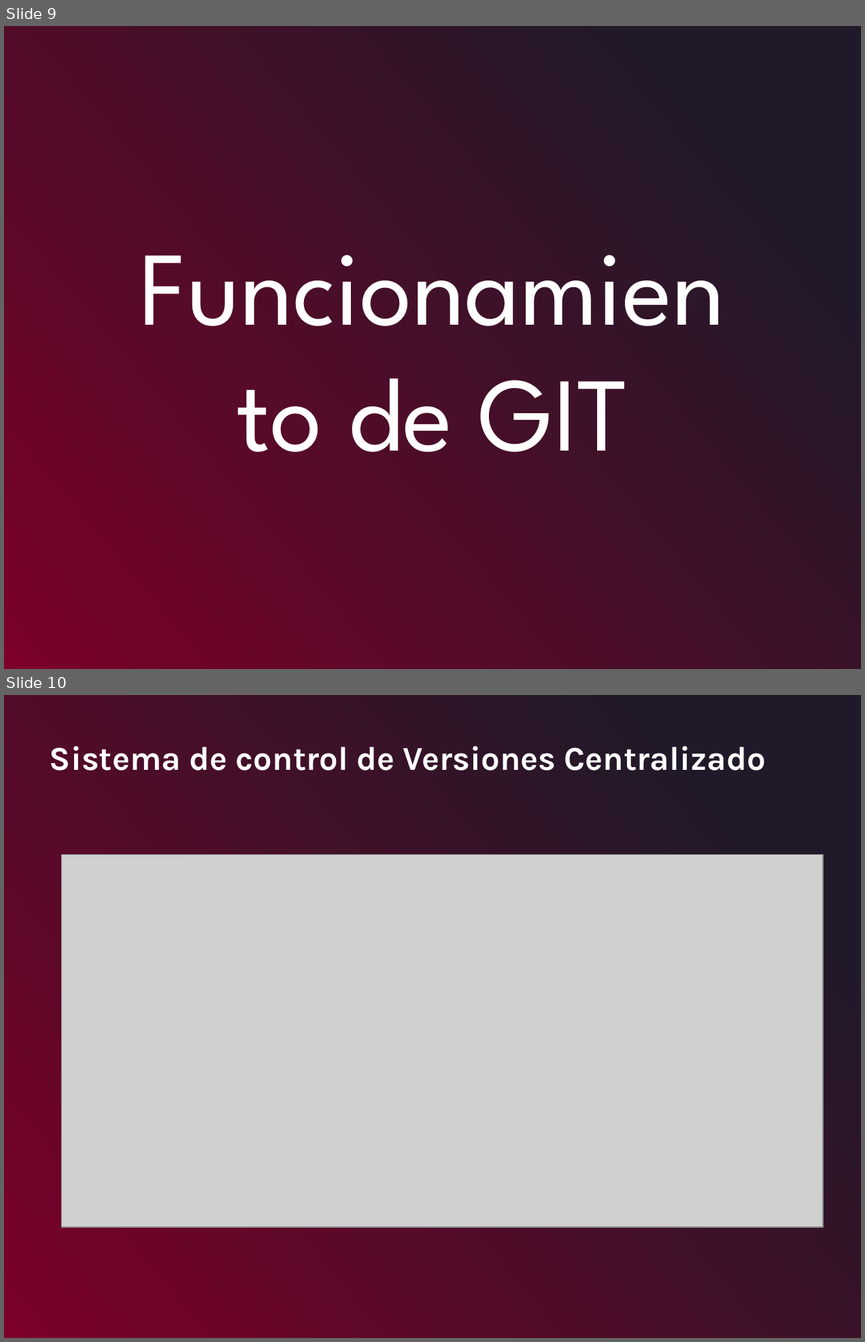
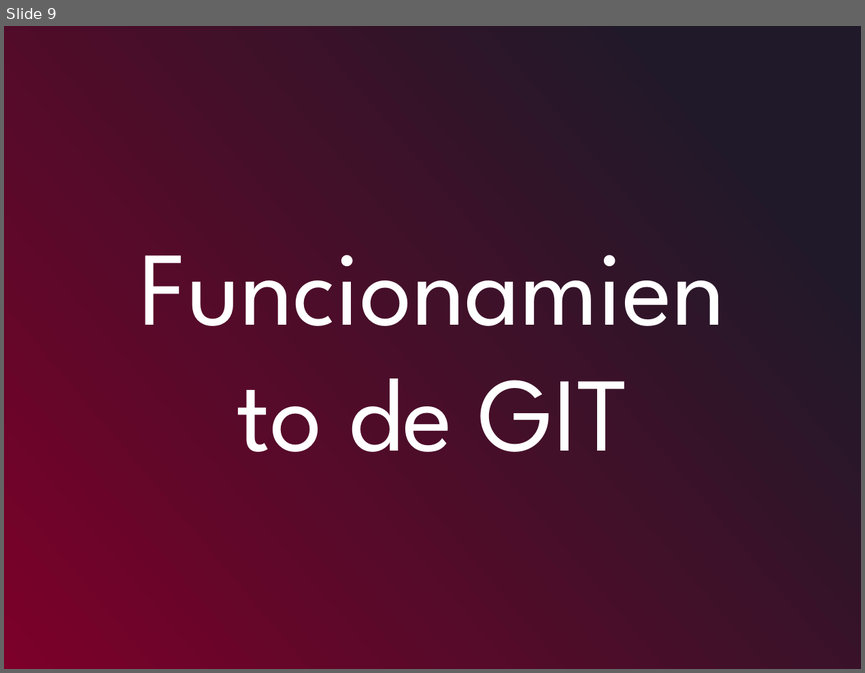
Before and after one commit to leonardotorre18/programacion_web_primer_modulo, a slide deck: contenido_curso/Programación Web - Día 2.pptx. Shown one above the other, each under a label of ours: slides 9 and 10 before the commit, slide 9 after it. The pictures are 865x1342 and 865x673 pixels, drawn with LibreOffice and Linux fonts; fonts in the diff are those of the drawing; grey boxes stand for pictures. Boxes give left, top, right and bottom in pixels: in the first picture for what was removed or moved away, otherwise in the second. Text is boxed around its words. In the diff, an @@ line names an element or a change of style, - is before the commit and + after.

```diff
--- a/contenido_curso/Programación Web - Día 2.pptx
+++ b/contenido_curso/Programación Web - Día 2.pptx
@@ slide 10 removed at <box>4,695,861,1338</box>, background gradient #7C0029 to #201929 @@
@@ text removed at <box>50,746,766,770</box> @@
-Sistema de control de Versiones Centralizado
@@ picture removed at <box>61,854,823,1227</box> @@
```
Also in this commit, not shown: 6 slides added.
